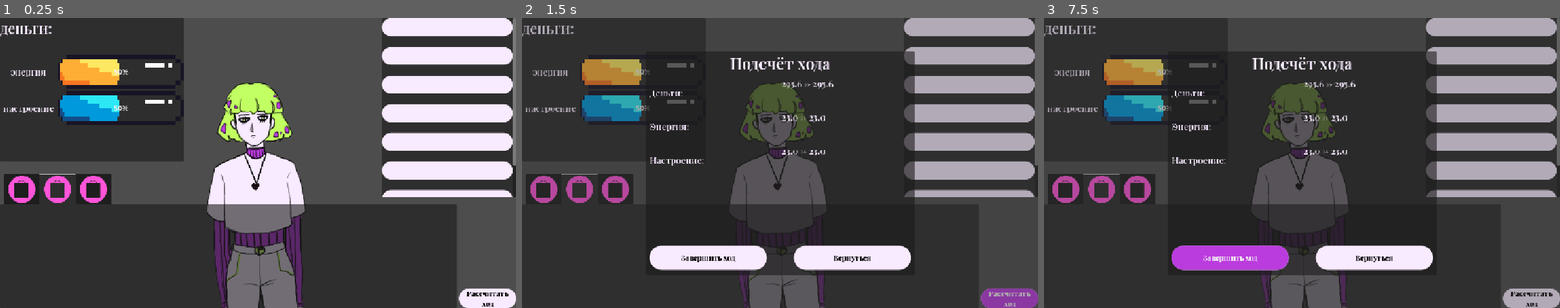
Above: before the commit, frames 1-3 (left to right).
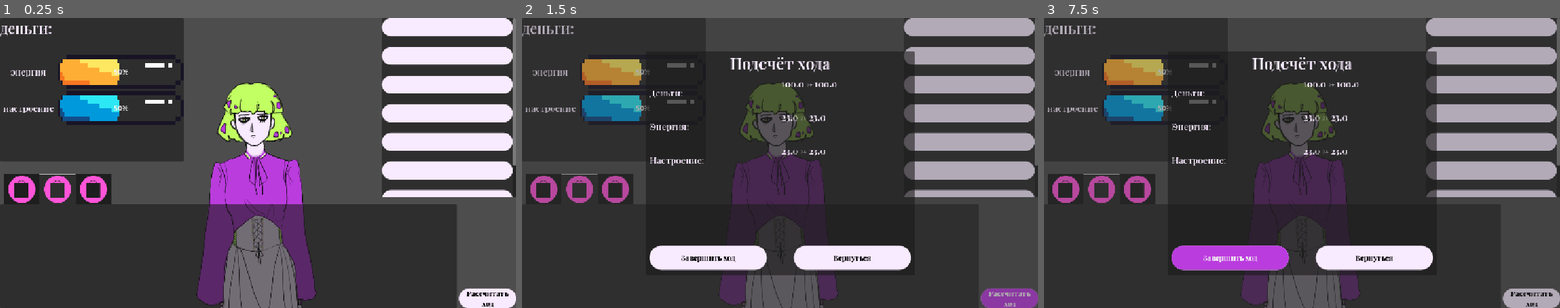
Above: after the commit, the same moments.

Repository: Klarnold/ECONOMY_JAM
Game: Godot game, scene res://scenes/game/main_game/main_game.tscn
The game is run twice, just before and just after one commit, with the same random seed, the same clock (stepped at 60 frames per second) and the same inputs. This scene is started directly instead of the project's main scene. The engine's default icon, where the game draws it, is replaced by a stand-in: a white triangle on a blue panel in a dark square.
Inputs (mouse positions are in pixels of both pictures, inside the frame that each line leads up to):
- Up to frame 1 (0.25 s): no input
- Up to frame 2 (1.5 s): click "Рассчитать ход" at 0.5 s; click (970, 26) at 1.25 s
- Up to frame 3 (7.5 s): click (1492, 55) at 2 s; click (1492, 84) at 2.75 s; click (1492, 113) at 3.5 s; click (1492, 142) at 4.25 s; click (1492, 168) at 5 s; click (1492, 197) at 5.75 s; click (1492, 226) at 6.5 s; click "Завершить ход" at 7.25 s

The runs differ from the first frame. In frame 1, 7.1% of the frame differs, in the area x 38-62%, y 27-100%; in frame 2, 3.9%; in frame 3, 3.9%.

Commit message:
Sprites
Sprites for character variation

Diff:
--- a/waymark/scenes/elements/character/character.tscn
+++ b/waymark/scenes/elements/character/character.tscn
@@ -1,9 +1,11 @@
-[gd_scene load_steps=5 format=3 uid="uid://dewit0q0a01ne"]
+[gd_scene load_steps=7 format=3 uid="uid://dewit0q0a01ne"]
 
 [ext_resource type="Script" uid="uid://cw8kh0jrih0ae" path="res://scenes/elements/character/character.gd" id="1_n4jse"]
-[ext_resource type="Texture2D" uid="uid://jk5elik3ymki" path="res://assets/assets/sprite.png" id="2_jcouy"]
+[ext_resource type="Texture2D" uid="uid://d2u1blmbfqo7x" path="res://assets/anya/clothes3.png" id="2_4c036"]
+[ext_resource type="Texture2D" uid="uid://dj83e5yjfqfv6" path="res://assets/anya/head.png" id="3_diwe1"]
 [ext_resource type="Texture2D" uid="uid://bksm8u7ecoyxn" path="res://assets/assets/eyes.png" id="3_ecvmv"]
 [ext_resource type="Texture2D" uid="uid://b1wmsemnm4vjn" path="res://assets/assets/sad.png" id="4_4c036"]
+[ext_resource type="Texture2D" uid="uid://dfl52h44gt871" path="res://assets/anya/hair1.png" id="6_jyssa"]
 
 [node name="Character" type="Control" groups=["character"]]
 layout_mode = 3
@@ -21,7 +23,18 @@
 anchor_bottom = 1.0
 grow_horizontal = 2
 grow_vertical = 2
-texture = ExtResource("2_jcouy")
+texture = ExtResource("2_4c036")
+expand_mode = 1
+stretch_mode = 5
+
+[node name="Head" type="TextureRect" parent="."]
+layout_mode = 1
+anchors_preset = 15
+anchor_right = 1.0
+anchor_bottom = 1.0
+grow_horizontal = 2
+grow_vertical = 2
+texture = ExtResource("3_diwe1")
 expand_mode = 1
 stretch_mode = 5
 
@@ -46,3 +59,14 @@
 texture = ExtResource("4_4c036")
 expand_mode = 1
 stretch_mode = 5
+
+[node name="Hair" type="TextureRect" parent="."]
+layout_mode = 1
+anchors_preset = 15
+anchor_right = 1.0
+anchor_bottom = 1.0
+grow_horizontal = 2
+grow_vertical = 2
+texture = ExtResource("6_jyssa")
+expand_mode = 1
+stretch_mode = 5
--- a/waymark/scenes/game/main_game/main_game.gd
+++ b/waymark/scenes/game/main_game/main_game.gd
@@ -3,6 +3,8 @@
 
 func _ready() -> void:
 	Signals.start_new_turn.connect(_new_turn)
+	# TODO make game to get start_resources that player have
+	get_tree().get_first_node_in_group("character").set_money(100.0)
 
 	GlobalUi.call_deferred("create_reources_panel")
 
Binary file added: waymark/assets/anya/clothes1.png
Not shown, added: waymark/assets/anya/clothes1.png.import
Binary file added: waymark/assets/anya/clothes2.png
Not shown, added: waymark/assets/anya/clothes2.png.import
Binary file added: waymark/assets/anya/clothes3.png
Not shown, added: waymark/assets/anya/clothes3.png.import
Binary file added: waymark/assets/anya/eyes.png
Not shown, added: waymark/assets/anya/eyes.png.import
Binary file added: waymark/assets/anya/face_happy.png
Not shown, added: waymark/assets/anya/face_happy.png.import
Binary file added: waymark/assets/anya/face_neutral.png
Not shown, added: waymark/assets/anya/face_neutral.png.import
(and 10 more such lines)
